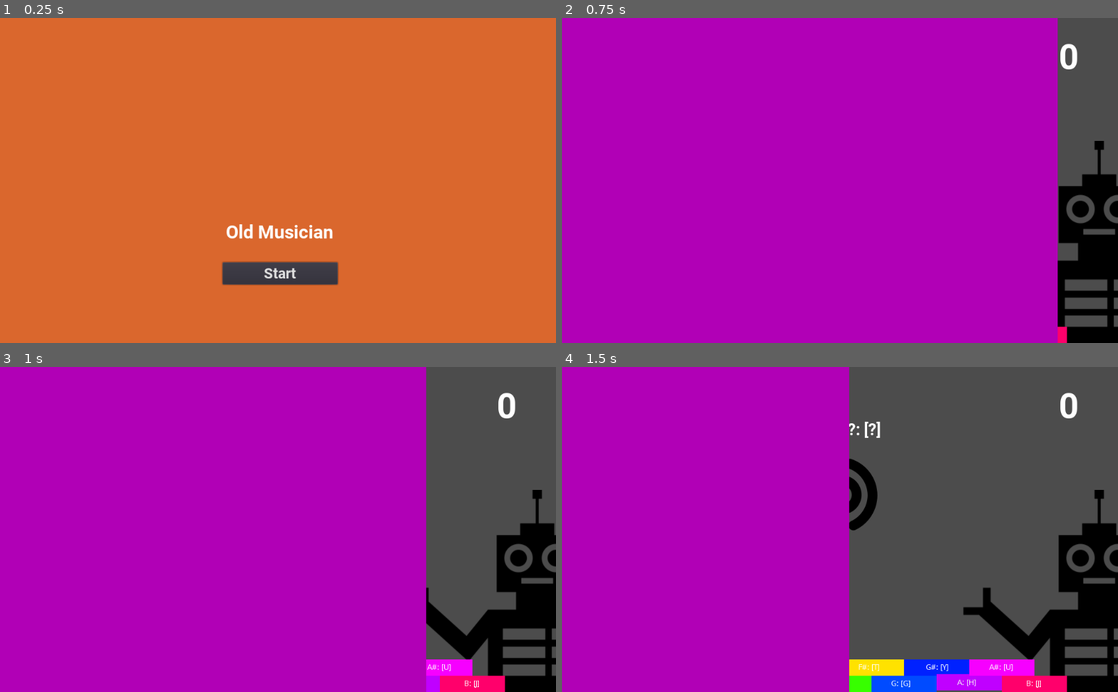
Above: before the commit, frames 1-4 (two rows, left to right).
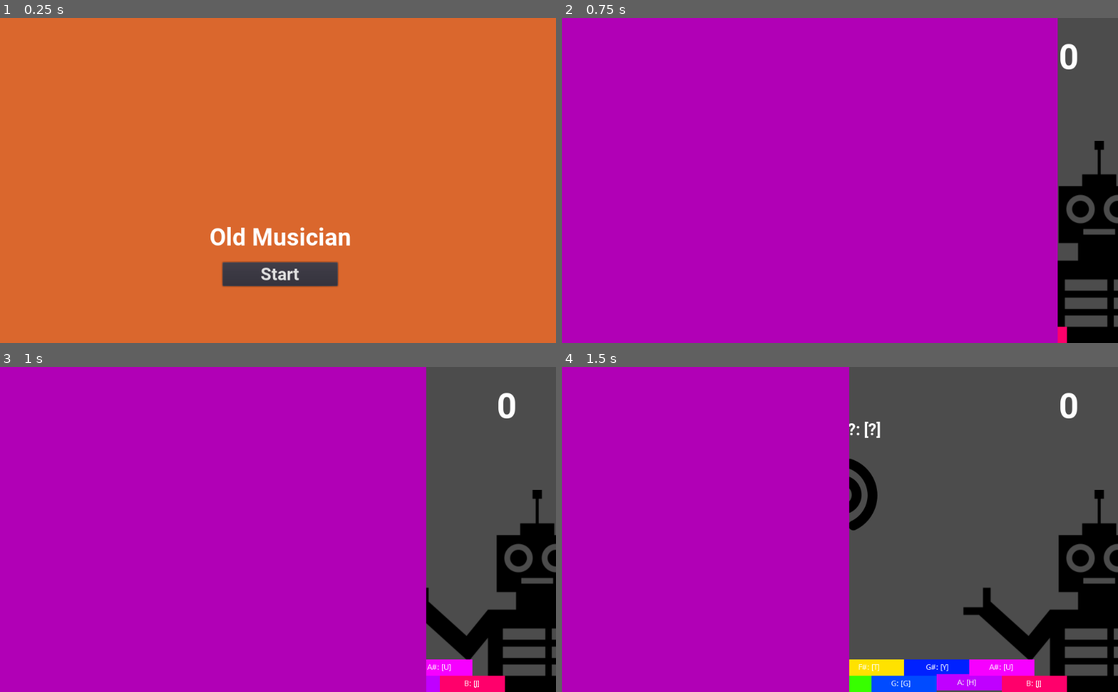
Above: after the commit, the same moments.

Repository: mdechdee/PerfectPitch
Game: Godot game, scene res://StartScene.tscn
Same seed, same stepped clock (60 frames per second), same inputs: the game is played once before the commit and once after it. Sound files missing from this copy of the repository are replaced by a short silence.
Inputs:
- Up to frame 1 (0.25 s): no input
- Up to frame 2 (0.75 s): click "Start" at 0.5 s
- Up to frame 3 (1 s): no input
- Up to frame 4 (1.5 s): tap H (A) at 1.35 s

The runs differ from the first frame. In frame 1, 1.3% of the frame differs, in the area x 37-63%, y 63-83%; in frame 2, nothing differs; in frame 3, nothing differs; in frame 4, nothing differs.
Error in both runs: Invalid get index 'position' (on base: 'Tween'). (res://SpritesManager.gd:11)

Commit message:
Increase font size

Diff:
--- a/OldMusician/StartScene.tscn
+++ b/OldMusician/StartScene.tscn
@@ -7,14 +7,14 @@
 font_path = "res://assets/fonts/Roboto-Bold.ttf"
 
 [sub_resource type="DynamicFont" id=2]
-size = 27
+size = 32
 font_data = SubResource( 1 )
 
 [sub_resource type="DynamicFontData" id=3]
 font_path = "res://assets/fonts/Roboto-Bold.ttf"
 
 [sub_resource type="DynamicFont" id=4]
-size = 34
+size = 44
 font_data = SubResource( 3 )
 
 [node name="StartScene" type="Node2D"]
@@ -40,10 +40,10 @@
 script = ExtResource( 2 )
 
 [node name="Label" type="Label" parent="StartScreen"]
-margin_left = 416.364
-margin_top = 374.937
-margin_right = 614.364
-margin_bottom = 415.937
+margin_left = 386.185
+margin_top = 378.881
+margin_right = 634.185
+margin_bottom = 428.881
 custom_fonts/font = SubResource( 4 )
 text = "Old Musician"
 [connection signal="pressed" from="StartScreen/start_button" to="StartScreen/start_button" method="_on_start_button_pressed"]
